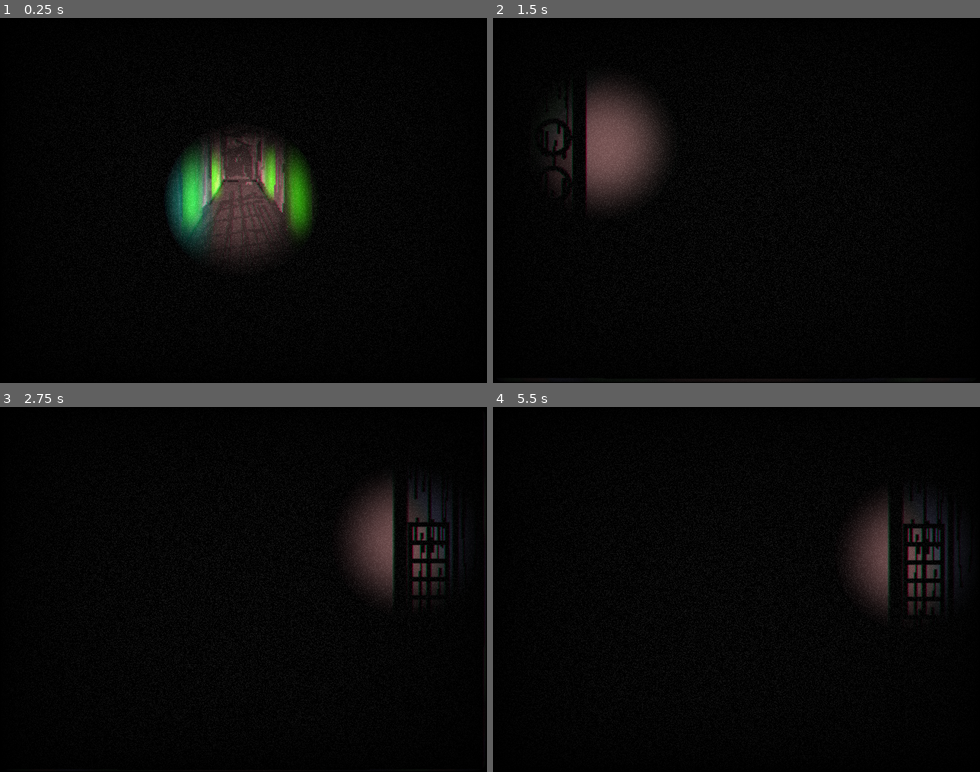
Above: before the commit, frames 1-4 (two rows, left to right).
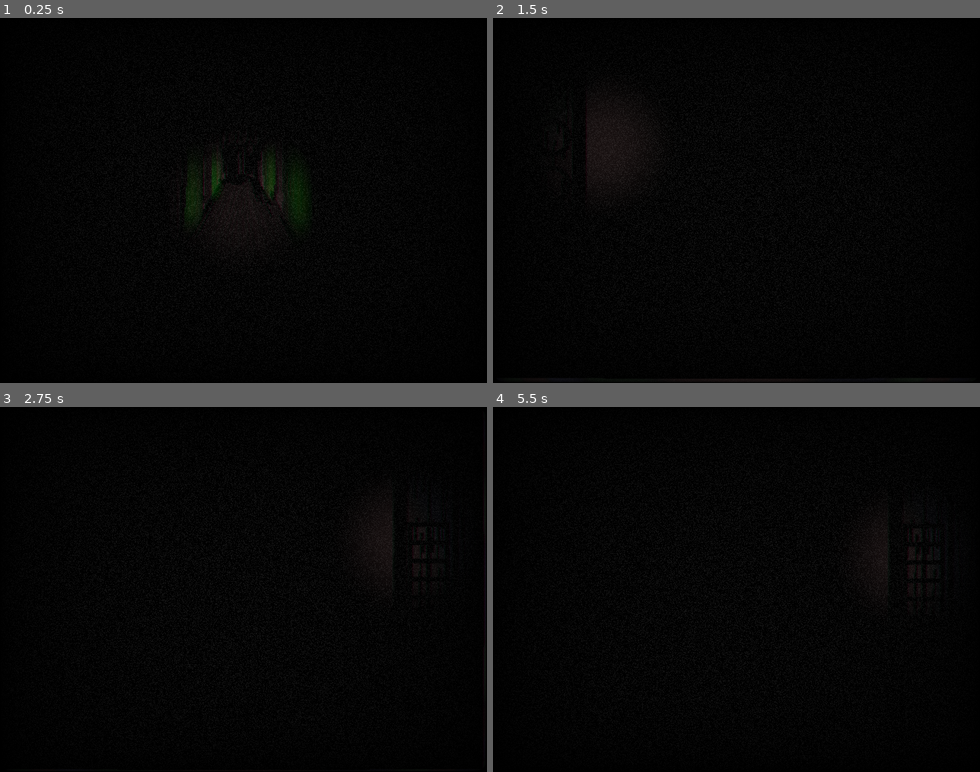
Above: after the commit, the same moments.

Repository: Crybaton/Hellevator
Game: Godot game, scene res://Scenes/elevator_scene_2.tscn
The game is run twice, just before and just after one commit, with the same random seed, the same clock (stepped at 60 frames per second) and the same inputs. This scene is started directly instead of the project's main scene.
Inputs:
- Up to frame 1 (0.25 s): no input
- Up to frame 2 (1.5 s): click "2" at 0.5 s; click ">|<" at 1.25 s
- Up to frame 3 (2.75 s): click "1" at 2 s
- Up to frame 4 (5.5 s): click "3" at 2.75 s; click "2" at 3.5 s; click "4" at 4.25 s; click "2" at 5 s

The runs differ from the first frame. In frame 1, 7.7% of the frame differs, in the area x 34-65%, y 31-66%; in frame 2, 4.5%; in frame 3, 3.1%; in frame 4, 2.7%.

Commit message:
Light Flickers & Updated Backgrounds

Diff:
--- a/Scenes/elevator_scene_2.tscn
+++ b/Scenes/elevator_scene_2.tscn
@@ -1,12 +1,12 @@
 [gd_scene load_steps=8 format=3 uid="uid://d1mgkvixxl1j1"]
 
 [ext_resource type="Script" uid="uid://dwpag6l3e6k3k" path="res://Scripts/elevator_scene_2.gd" id="1_utb00"]
-[ext_resource type="Texture2D" uid="uid://bqru26r5yxoeq" path="res://Assets/Finished/Elevator/corridor002.jpg" id="2_2dx35"]
 [ext_resource type="PackedScene" uid="uid://dxdew7pv50hnu" path="res://Scenes/player.tscn" id="2_d134x"]
 [ext_resource type="PackedScene" uid="uid://ba28mvps3jdwt" path="res://Shader/noise_shader.tscn" id="2_joo4d"]
 [ext_resource type="Texture2D" uid="uid://d16ke3qsyqxn5" path="res://Assets/Finished/Elevator/dooropen.png" id="2_utb00"]
 [ext_resource type="PackedScene" uid="uid://gvlfoushpbbg" path="res://Scenes/panic_doors.tscn" id="3_ui1o1"]
 [ext_resource type="PackedScene" uid="uid://dby3a2axisir6" path="res://Scenes/button_board.tscn" id="4_2dx35"]
+[ext_resource type="Texture2D" uid="uid://bii5076cg0cm8" path="res://Assets/Finished/Elevator/corridor002_01.jpg" id="4_joo4d"]
 
 [node name="ElevatorScene2" type="Node2D"]
 script = ExtResource("1_utb00")
@@ -20,7 +20,7 @@
 offset_right = 320.0
 offset_bottom = 240.0
 scale = Vector2(2, 2)
-texture = ExtResource("2_2dx35")
+texture = ExtResource("4_joo4d")
 
 [node name="PanicDoors" parent="." instance=ExtResource("3_ui1o1")]
 
--- a/Scenes/player.tscn
+++ b/Scenes/player.tscn
@@ -14,6 +14,11 @@
 texture = ExtResource("2_cvnsp")
 script = ExtResource("2_6t5aa")
 
-[node name="Timer" type="Timer" parent="."]
+[node name="FlickerStartTimer" type="Timer" parent="."]
+wait_time = 0.5
+autostart = true
 
-[connection signal="timeout" from="Timer" to="." method="_on_timer_timeout"]
+[node name="FlickerTimer" type="Timer" parent="."]
+
+[connection signal="timeout" from="FlickerStartTimer" to="PointLight2D" method="_on_flicker_start_timer_timeout"]
+[connection signal="timeout" from="FlickerTimer" to="PointLight2D" method="_on_flicker_timer_timeout"]
--- a/Scripts/point_light_2d.gd
+++ b/Scripts/point_light_2d.gd
@@ -1,7 +1,20 @@
 extends PointLight2D
 
+# Timer für Lichteffekte
+@onready var flicker_timer: Timer = $"../FlickerTimer"
+@onready var flicker_start_timer: Timer = $"../FlickerStartTimer"
+
+# Einstellung für Lag
 var follow_speed := 8.0
 var initialized := false
+
+var flicker_duration := 0.8
+var flicker_elapsed := 0.0
+
+func _ready():
+	randomize()
+	energy = 1.0 # Wert für volles Licht
+	start_flicker_delay()
 
 func _physics_process(delta):
 	var target = get_global_mouse_position()
@@ -12,3 +25,22 @@
 		initialized = true
 	else:
 		position = position.lerp(local_target, delta * follow_speed)
+
+func start_flicker_delay():
+	var wait_time = randf_range(4.0, 10.0)  # 4 bis 10 Sekunden bis nächstes Flackern
+	flicker_start_timer.start(wait_time)
+
+func _on_flicker_start_timer_timeout():
+	flicker_elapsed = 0.0
+	flicker_timer.start(0.05)  # Flackern jede 50ms
+
+func _on_flicker_timer_timeout():
+	flicker_elapsed += flicker_timer.wait_time
+	if flicker_elapsed >= flicker_duration:
+		# Ende
+		energy = 1.0
+		flicker_timer.stop()
+		start_flicker_delay()
+	else:
+		# Flackern
+		energy = randf_range(0.3, 1.0)
--- a/Shader/rotate.gdshader
+++ b/Shader/rotate.gdshader
@@ -7,17 +7,18 @@
 vec2 rotate(vec2 uv, vec2 pivot, float angle)
 {
 	mat2 rotation = mat2(vec2(sin(angle), -cos(angle)),
-			vec2(cos(angle), sin(angle)));
-
-    uv -= pivot;
-    uv = uv * rotation;
-    uv += pivot;
-    return uv;
+	                     vec2(cos(angle), sin(angle)));
+	uv -= pivot;
+	uv = uv * rotation;
+	uv += pivot;
+	return uv;
 }
 
 void fragment()
 {
 	float direction = clockwise ? 1.0 : -1.0;
 	vec2 rotated_uv = rotate(UV, vec2(0.5), TIME * speed * direction);
-	COLOR = texture(spin_texture, rotated_uv);
+	// Prevent wrapping issues:
+	vec2 safe_uv = clamp(rotated_uv, 0.0, 1.0);
+	COLOR = texture(spin_texture, safe_uv);
 }
Binary file changed: Assets/Finished/Elevator/corridor001.jpg
Not shown, changed: Assets/Finished/Elevator/corridor001.jpg.import
Binary file removed: Assets/Finished/Elevator/corridor002.jpg
Binary file added: Assets/Finished/Elevator/corridor002_01.jpg
Not shown, changed: Assets/Finished/Elevator/corridor002_01.jpg.import
Binary file changed: Assets/Finished/Elevator/corridor003.jpg
Not shown, changed: Assets/Finished/Elevator/corridor003.jpg.import
Binary file added: Assets/Finished/Elevator/corridor003old.jpg
Not shown, changed: Assets/Finished/Elevator/corridor003old.jpg.import
Binary file changed: Assets/Finished/Elevator/corridor004.jpg
Not shown, changed: Assets/Finished/Elevator/corridor004.jpg.import
Binary file changed: Assets/Finished/Elevator/corridor006.jpg
(and 10 more such lines)
